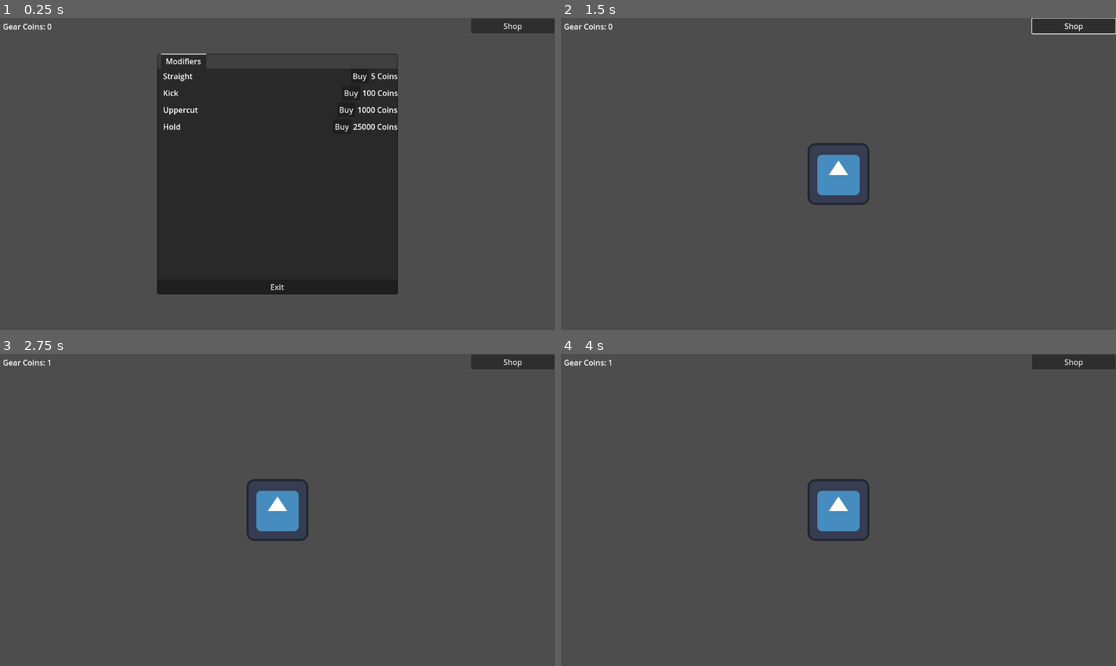
Above: before the commit, frames 1-4 (two rows, left to right).
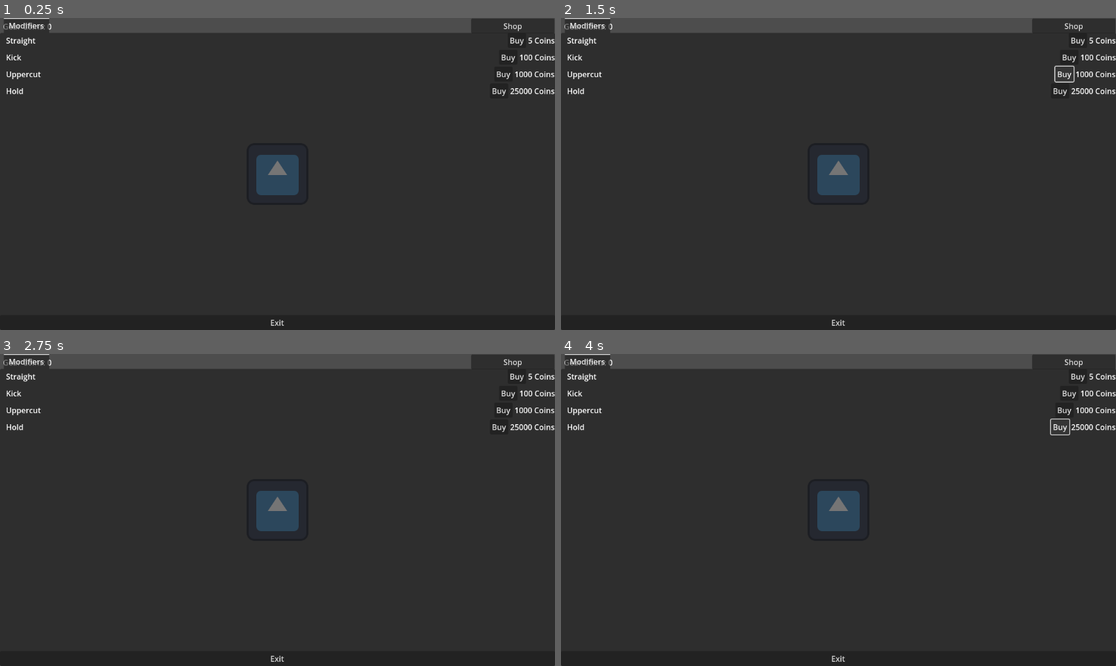
Above: after the commit, the same moments.

Repository: Warladd/Rockle
Game: Godot game, scene res://scenes/screens/prototype.tscn
The game is run twice, just before and just after one commit, with the same random seed, the same clock (stepped at 60 frames per second) and the same inputs. The engine's default icon, where the game draws it, is replaced by a stand-in: a white triangle on a blue panel in a dark square.
Inputs (mouse positions are in pixels of both pictures, inside the frame that each line leads up to):
- Up to frame 1 (0.25 s): no input
- Up to frame 2 (1.5 s): click "Shop" at 0.5 s; click "Buy" at 1.25 s
- Up to frame 3 (2.75 s): click (277, 510) at 2 s
- Up to frame 4 (4 s): click (1071, 394) at 2.75 s, where only the run after the commit has a clickable "Buy"; click (1060, 425) at 3.5 s, where only the run after the commit has a clickable "Buy"

The runs differ from the first frame. In frame 1, 63% of the frame differs, in the area x 0-100%, y 0-100%; in frame 2, 95%; in frame 3, 95%; in frame 4, 95%.

Commit message:
oog

Diff:
--- a/scenes/screens/prototype.tscn
+++ b/scenes/screens/prototype.tscn
@@ -1,22 +1,20 @@
-[gd_scene load_steps=3 format=3 uid="uid://dtw6obm6lmpng"]
+[gd_scene load_steps=4 format=3 uid="uid://dtw6obm6lmpng"]
 
 [ext_resource type="Script" path="res://scripts/main.gd" id="1_p6lbv"]
 [ext_resource type="Texture2D" uid="uid://lyhtdgctuen8" path="res://icon.svg" id="2_alf8w"]
 
-[node name="Prototype" type="Node2D" node_paths=PackedStringArray("gear_label", "shop", "shop_button", "straight_label", "kick_label", "uppercut_label", "hold_label")]
+[sub_resource type="LabelSettings" id="LabelSettings_75vy8"]
+
+[node name="Prototype" type="Node2D" node_paths=PackedStringArray("gear_label", "shop_button", "straight_label", "kick_label", "uppercut_label", "hold_label")]
 script = ExtResource("1_p6lbv")
 gear_label = NodePath("Label")
-shop = NodePath("Shop")
 shop_button = NodePath("ShopButton")
 straight_label = NodePath("Shop/TabContainer/Modifiers/VBoxContainer/HBoxContainer/Label2")
 kick_label = NodePath("Shop/TabContainer/Modifiers/VBoxContainer/HBoxContainer2/Label2")
 uppercut_label = NodePath("Shop/TabContainer/Modifiers/VBoxContainer/HBoxContainer3/Label2")
 hold_label = NodePath("Shop/TabContainer/Modifiers/VBoxContainer/HBoxContainer4/Label2")
 
-[node name="Shop" type="PopupMenu" parent="."]
-initial_position = 1
-size = Vector2i(500, 500)
-visible = true
+[node name="Shop" type="CanvasLayer" parent="."]
 
 [node name="TabContainer" type="TabContainer" parent="Shop"]
 anchors_preset = 15
@@ -46,6 +44,7 @@
 layout_mode = 2
 size_flags_horizontal = 3
 text = "   Straight"
+label_settings = SubResource("LabelSettings_75vy8")
 
 [node name="StraightButton" type="Button" parent="Shop/TabContainer/Modifiers/VBoxContainer/HBoxContainer"]
 layout_mode = 2
--- a/scripts/main.gd
+++ b/scripts/main.gd
@@ -43,7 +43,7 @@
 	gear_label.text = "Gear Coins: " + str(gear_coins)
 
 func _on_button_pressed() -> void:
-	shop.popup()
+	shop.show()
 
 func _on_straight_button_pressed():
 	if gear_coins >= straight_cost:
